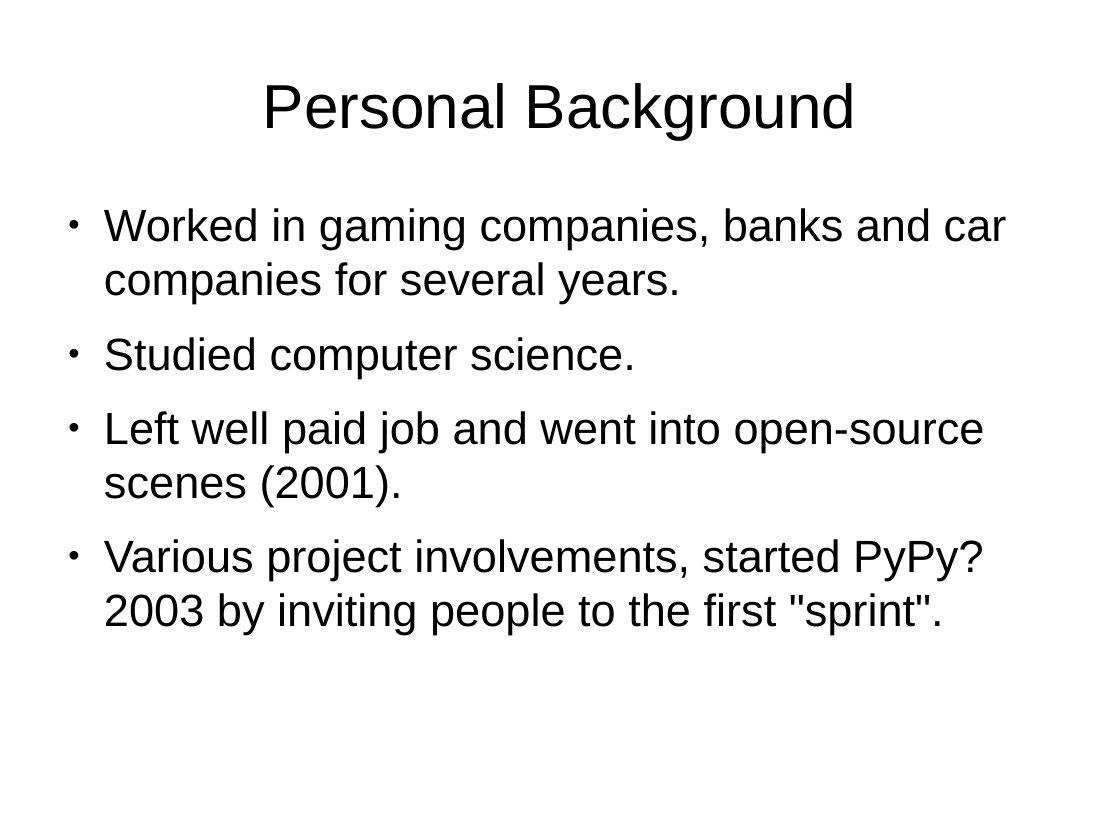
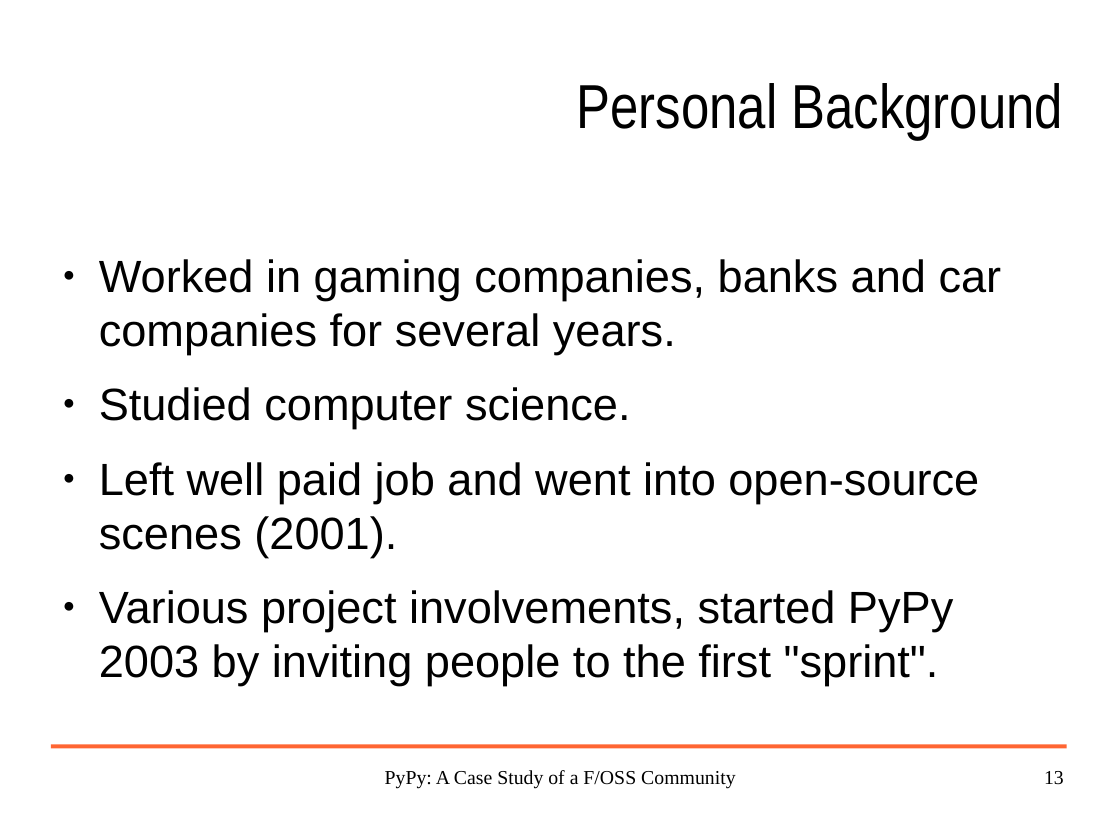
Before and after one commit to wdv4758h/pypy-extradoc, a slide deck: slide 13 of talk/pypy_euworkshop_2005-12-08/pypy-brussels-2005-12-08.odp (slide 9 before the commit). Drawn at 1120x840 pixels with LibreOffice and Linux fonts; fonts in the diff are those of the drawing; background and template pictures are left out. Boxes give left, top, right and bottom in pixels: in the first picture for what was removed or moved away, otherwise in the second. Text is boxed around its words. In the diff, an @@ line names an element or a change of style, - is before the commit and + after.

```diff
--- a/talk/pypy_euworkshop_2005-12-08/pypy-brussels-2005-12-08.odp
+++ b/talk/pypy_euworkshop_2005-12-08/pypy-brussels-2005-12-08.odp
@@ title "Personal Background" at bbox=[577, 83, 1064, 139]: font Arial to Arial Narrow; alignment centre to right @@
@@ text "Worked in gaming companies, banks ...": place and size @@
-text "Worked in gaming companies, banks ..." at bbox=[104, 208, 1007, 635]
+text "Worked in gaming companies, banks ..." at bbox=[99, 259, 1002, 686]
@@ text at bbox=[99, 590, 953, 686]: text changed @@
-● Various project involvements, started PyPy? 2003 by inviting people to the first "sprint".
+● Various project involvements, started PyPy 2003 by inviting people to the first "sprint".
@@ line added from (51, 747) to (1067, 747), #FF6633 2.89 pt @@
@@ text added at bbox=[385, 770, 736, 789], 14 pt, text #000000 @@
+PyPy: A Case Study of a F/OSS Community
@@ page number added at bbox=[1044, 771, 1064, 785], 14 pt, text #000000 @@
+13
```
Also in this commit, not shown: 23 other slides changed, 11 slides added, 4 slides removed, 1 other file.
